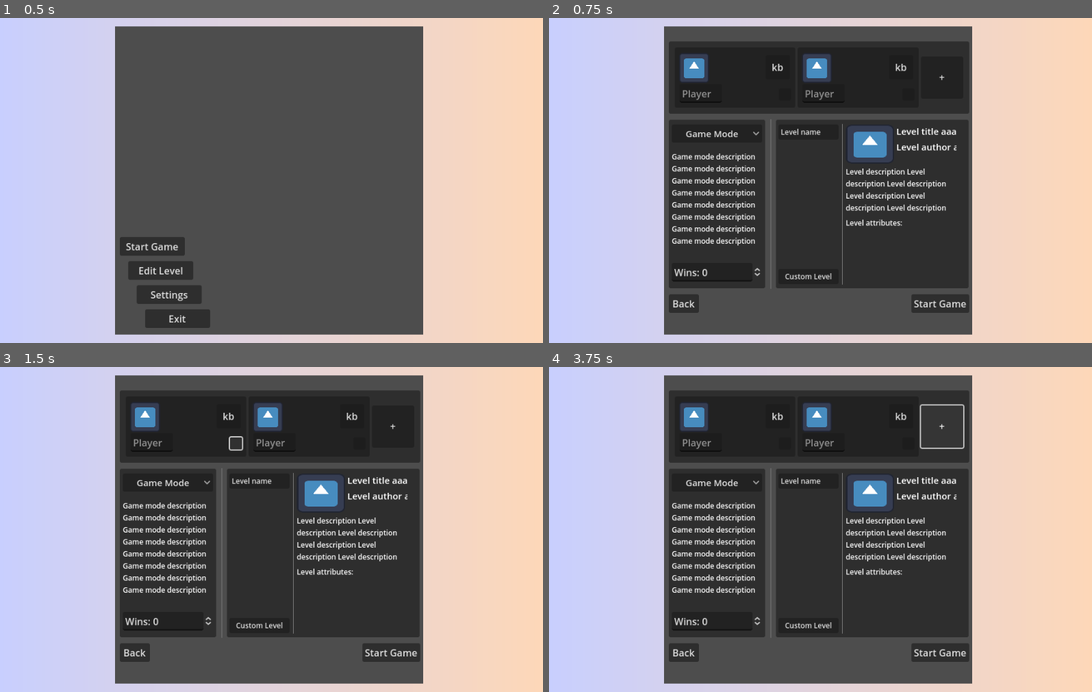
Above: before the commit, frames 1-4 (two rows, left to right).
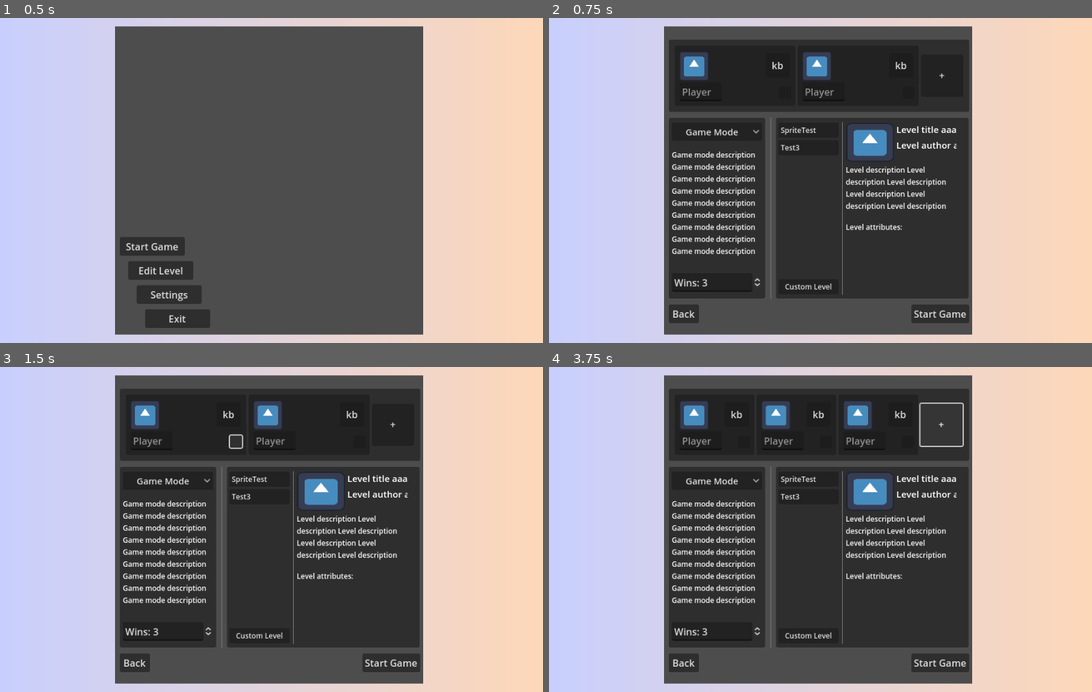
Above: after the commit, the same moments.

Repository: tofimega/Virtual-Bomber
Game: Godot game, scene res://scenes/UI/screen.tscn
The game is run twice, just before and just after one commit, with the same random seed, the same clock (stepped at 60 frames per second) and the same inputs. The engine's default icon, where the game draws it, is replaced by a stand-in: a white triangle on a blue panel in a dark square.
Inputs (mouse positions are in pixels of both pictures, inside the frame that each line leads up to):
- Up to frame 1 (0.5 s): no input
- Up to frame 2 (0.75 s): click "Start Game" at 0.5 s
- Up to frame 3 (1.5 s): click (233, 445) at 1.27 s
- Up to frame 4 (3.75 s): click (782, 441) at 2.02 s; click "kb" at 2.75 s; click "+" at 3.5 s

Frame 1 is identical in both runs. In frame 2, 7.5% of the frame differs, in the area x 22-78%, y 6-94%; in frame 3, 7.6%; in frame 4, 9.1%.

Commit message:
menus done

Diff:
--- /dev/null
+++ b/scenes/UI/player_select/player_select_tag.gd
@@ -0,0 +1,19 @@
+class_name PlayerSelectTag
+extends Control
+
+@onready var texture_rect: TextureRect = $TextureRect
+@onready var remove_player_button: Button = $RemovePlayer
+@onready var control_style: Button  = $ControlStyle
+@onready var player_name: LineEdit = $PlayerName
+
+
+var id: GlobalAccess.PLAYER_ID
+
+func _ready()->void:
+	remove_player_button.pressed.connect(remove_player)
+	player_name.text_changed.connect(func(new_name: String): SignalBus.player_name_changed.emit(id,new_name))
+
+
+
+func remove_player()->void:
+	SignalBus.request_remove_player.emit(id)
--- a/scenes/UI/player_select/player_select_tag.tscn
+++ b/scenes/UI/player_select/player_select_tag.tscn
@@ -1,6 +1,7 @@
-[gd_scene load_steps=2 format=3 uid="uid://cw80fdp1v6447"]
+[gd_scene load_steps=3 format=3 uid="uid://cw80fdp1v6447"]
 
 [ext_resource type="Texture2D" uid="uid://by40brljb1ca3" path="res://icon.svg" id="1_chdkt"]
+[ext_resource type="Script" path="res://scenes/UI/player_select/player_select_tag.gd" id="1_fvpxa"]
 
 [node name="PlayerSelectTag" type="Control"]
 custom_minimum_size = Vector2(110, 100)
@@ -9,6 +10,7 @@
 offset_right = 70.0
 offset_bottom = 50.0
 size_flags_horizontal = 3
+script = ExtResource("1_fvpxa")
 
 [node name="Background" type="Panel" parent="."]
 layout_mode = 1
@@ -27,7 +29,7 @@
 texture = ExtResource("1_chdkt")
 expand_mode = 1
 
-[node name="Button" type="Button" parent="."]
+[node name="RemovePlayer" type="Button" parent="."]
 layout_mode = 1
 anchors_preset = 3
 anchor_left = 1.0
@@ -41,7 +43,7 @@
 grow_horizontal = 0
 grow_vertical = 0
 
-[node name="Button2" type="Button" parent="."]
+[node name="ControlStyle" type="Button" parent="."]
 layout_mode = 1
 anchors_preset = 1
 anchor_left = 1.0
@@ -53,7 +55,7 @@
 grow_horizontal = 0
 text = "kb"
 
-[node name="LineEdit" type="LineEdit" parent="."]
+[node name="PlayerName" type="LineEdit" parent="."]
 layout_mode = 1
 anchors_preset = 2
 anchor_top = 1.0
--- a/scenes/UI/score_counter/score_counter/score_counter.gd
+++ b/scenes/UI/score_counter/score_counter/score_counter.gd
@@ -10,16 +10,7 @@
 @onready var players_killed: Label = $Stastistics/PlayersKilled
 @onready var score: Label = $Score
 
-var id: GlobalAccess.PLAYER_ID:
-	set(a):
-		if a >= GlobalAccess.players:
-			modulate=Color(0.3,0.3,0.3,1)
-
-
-		GlobalAccess.player_data[a].free()
-		GlobalAccess.player_data[a]=PlayerData.new()
-		GlobalAccess.player_data[a].id=a
-		id=a
+var id: GlobalAccess.PLAYER_ID
 
 func _ready()->void:
 	SignalBus.player_data_changed.connect(update_data)
--- /dev/null
+++ b/scenes/main/menu_scene/game_settings/game_mode_selection/game_mode_selection.gd
@@ -0,0 +1,11 @@
+class_name GameModeSelect
+extends Panel
+
+
+@onready var spin_box: SpinBox = $MarginContainer/VBoxContainer/SpinBox
+
+var wins: int=3
+
+
+func _ready()->void:
+	spin_box.value_changed.connect(func(new_value: float): wins=int(new_value))
--- a/scenes/main/menu_scene/game_settings/game_mode_selection/game_mode_selection.tscn
+++ b/scenes/main/menu_scene/game_settings/game_mode_selection/game_mode_selection.tscn
@@ -1,7 +1,10 @@
-[gd_scene format=3 uid="uid://diocwk3exa5b1"]
+[gd_scene load_steps=2 format=3 uid="uid://diocwk3exa5b1"]
+
+[ext_resource type="Script" path="res://scenes/main/menu_scene/game_settings/game_mode_selection/game_mode_selection.gd" id="1_eulx5"]
 
 [node name="GameModeSelection" type="Panel"]
 custom_minimum_size = Vector2(160, 0)
+script = ExtResource("1_eulx5")
 
 [node name="MarginContainer" type="MarginContainer" parent="."]
 layout_mode = 0
@@ -26,7 +29,7 @@
 popup/item_0/id = 0
 
 [node name="Label" type="Label" parent="MarginContainer/VBoxContainer"]
-custom_minimum_size = Vector2(0, 170)
+custom_minimum_size = Vector2(0, 190)
 layout_mode = 2
 theme_override_font_sizes/font_size = 12
 text = "Game mode description Game mode description Game mode description Game mode description Game mode description G …(330 unchanged characters)…
@@ -35,4 +38,7 @@
 
 [node name="SpinBox" type="SpinBox" parent="MarginContainer/VBoxContainer"]
 layout_mode = 2
+min_value = 1.0
+max_value = 99.0
+value = 3.0
 prefix = "Wins:"
--- a/scenes/main/menu_scene/game_settings/game_settings_scene.gd
+++ b/scenes/main/menu_scene/game_settings/game_settings_scene.gd
@@ -1,8 +1,8 @@
 class_name GameSettingsScene
 extends Control
 
-@onready var player_tags = $MarginContainer/VBoxContainer/PlayerTags
-@onready var game_mode_selection = $MarginContainer/VBoxContainer/HBoxContainer/GameModeSelection
+@onready var player_tags: PlayerSelect = $MarginContainer/VBoxContainer/PlayerSelect
+@onready var game_mode_selection: GameModeSelect = $MarginContainer/VBoxContainer/HBoxContainer/GameModeSelection
 @onready var level_selection = $MarginContainer/VBoxContainer/HBoxContainer/LevelSelection
 @onready var back_to_menu: Button = $MarginContainer/VBoxContainer/HBoxContainer2/BackToMenu
 @onready var start_game: Button = $MarginContainer/VBoxContainer/HBoxContainer2/StartGame
@@ -14,6 +14,15 @@
 	back_to_menu.pressed.connect(switch_to_menu)
 
 func switch_to_game()->void:
+	GlobalAccess.player_data.clear()
+	for i:int in player_tags.player_count:
+		var data: PlayerData=PlayerData.new()
+		data.id=i
+		GlobalAccess.player_data.append(data)
+
+
+	GlobalAccess.games_to_win=game_mode_selection.wins
 	GlobalAccess.replace_game_scene(ResourceLoader.load("res://scenes/main/game_scene/game_scene.tscn"))
+
 func switch_to_menu()->void:
 	GlobalAccess.replace_game_scene(ResourceLoader.load("res://scenes/main/menu_scene/menu_scene.tscn"))
--- a/scenes/main/menu_scene/game_settings/game_settings_scene.tscn
+++ b/scenes/main/menu_scene/game_settings/game_settings_scene.tscn
@@ -38,7 +38,7 @@
 layout_mode = 2
 
 [node name="HBoxContainer" type="HBoxContainer" parent="MarginContainer/VBoxContainer"]
-custom_minimum_size = Vector2(0, 280)
+custom_minimum_size = Vector2(0, 300)
 layout_mode = 2
 
 [node name="GameModeSelection" parent="MarginContainer/VBoxContainer/HBoxContainer" instance=ExtResource("2_lglid")]
--- /dev/null
+++ b/scenes/main/menu_scene/game_settings/level_selection/level_selection.gd
@@ -0,0 +1,33 @@
+class_name LevelSelect
+extends Panel
+
+@onready var level_buttons: VBoxContainer = $MarginContainer/HBoxContainer/VBoxContainer/ScrollContainer/LevelButtons
+
+@onready var custom_level_button: Button = $MarginContainer/HBoxContainer/VBoxContainer/CustomLevelButton
+
+
+#TODO: replace with something more generic
+@onready var level_1_button: Button = $MarginContainer/HBoxContainer/VBoxContainer/ScrollContainer/LevelButtons/Level1Button
+@onready var level_2_button: Button = $MarginContainer/HBoxContainer/VBoxContainer/ScrollContainer/LevelButtons/Level2Button
+
+
+func _ready():
+	level_1_button.pressed.connect(func():GlobalAccess.level_to_load="res://spriteTest.txt")
+	level_2_button.pressed.connect(func():GlobalAccess.level_to_load="res://test3.txt")
+	custom_level_button.pressed.connect(get_level_from_user)
+
+
+func get_level_from_user()->void:
+	var file_dialog:FileDialog=FileDialog.new()
+	file_dialog.position=Vector2(get_tree().get_root().size.x/2,get_tree().get_root().size.y/2)
+	file_dialog.title="Select Level"
+	file_dialog.mode_overrides_title=false
+	file_dialog.file_mode=FileDialog.FILE_MODE_OPEN_FILE
+	file_dialog.confirmed.connect(
+	func():
+		GlobalAccess.level_to_load=file_dialog.current_path
+		print(file_dialog.current_path)
+		file_dialog.queue_free()
+	)
+	get_tree().get_root().add_child(file_dialog)
+	file_dialog.show()
--- a/scenes/main/menu_scene/game_settings/level_selection/level_selection.tscn
+++ b/scenes/main/menu_scene/game_settings/level_selection/level_selection.tscn
@@ -1,9 +1,11 @@
-[gd_scene load_steps=2 format=3 uid="uid://5j4rc8qewbqp"]
+[gd_scene load_steps=3 format=3 uid="uid://5j4rc8qewbqp"]
 
+[ext_resource type="Script" path="res://scenes/main/menu_scene/game_settings/level_selection/level_selection.gd" id="1_d3vqr"]
 [ext_resource type="Texture2D" uid="uid://by40brljb1ca3" path="res://icon.svg" id="1_r6odh"]
 
 [node name="LevelSelection" type="Panel"]
 custom_minimum_size = Vector2(320, 0)
+script = ExtResource("1_d3vqr")
 
 [node name="MarginContainer" type="MarginContainer" parent="."]
 layout_mode = 1
@@ -26,20 +28,26 @@
 theme_override_constants/separation = 10
 
 [node name="ScrollContainer" type="ScrollContainer" parent="MarginContainer/HBoxContainer/VBoxContainer"]
-custom_minimum_size = Vector2(0, 230)
+custom_minimum_size = Vector2(0, 250)
 layout_mode = 2
 
-[node name="VBoxContainer" type="VBoxContainer" parent="MarginContainer/HBoxContainer/VBoxContainer/ScrollContainer"]
+[node name="LevelButtons" type="VBoxContainer" parent="MarginContainer/HBoxContainer/VBoxContainer/ScrollContainer"]
 custom_minimum_size = Vector2(100, 0)
 layout_mode = 2
 
-[node name="Button" type="Button" parent="MarginContainer/HBoxContainer/VBoxContainer/ScrollContainer/VBoxContainer"]
+[node name="Level1Button" type="Button" parent="MarginContainer/HBoxContainer/VBoxContainer/ScrollContainer/LevelButtons"]
 layout_mode = 2
 theme_override_font_sizes/font_size = 12
-text = "Level name"
+text = "SpriteTest"
 alignment = 0
 
-[node name="MenuButton" type="Button" parent="MarginContainer/HBoxContainer/VBoxContainer"]
+[node name="Level2Button" type="Button" parent="MarginContainer/HBoxContainer/VBoxContainer/ScrollContainer/LevelButtons"]
+layout_mode = 2
+theme_override_font_sizes/font_size = 12
+text = "Test3"
+alignment = 0
+
+[node name="CustomLevelButton" type="Button" parent="MarginContainer/HBoxContainer/VBoxContainer"]
 layout_mode = 2
 theme_override_font_sizes/font_size = 12
 text = "Custom Level"
@@ -79,7 +87,7 @@
 clip_text = true
 
 [node name="Label" type="Label" parent="MarginContainer/HBoxContainer/VBoxContainer2"]
-custom_minimum_size = Vector2(0, 80)
+custom_minimum_size = Vector2(0, 90)
 layout_mode = 2
 theme_override_font_sizes/font_size = 12
 text = "Level description Level description Level description Level description Level description Level description Level description Level description Level description Level description Level description Level description Level description Level description "
@@ -92,6 +100,6 @@
 text = "Level attributes:"
 
 [node name="Label2" type="GridContainer" parent="MarginContainer/HBoxContainer/VBoxContainer2"]
-custom_minimum_size = Vector2(0, 60)
+custom_minimum_size = Vector2(0, 70)
 layout_mode = 2
 columns = 3
--- /dev/null
+++ b/scenes/main/menu_scene/game_settings/player_tags_container/new_player_button/new_player.gd
@@ -0,0 +1,9 @@
+class_name NewPlayerButton
+extends Button
+
+
+
+
+
+func _on_pressed():
+	SignalBus.request_add_player.emit()
--- /dev/null
+++ b/scenes/main/menu_scene/game_settings/player_tags_container/new_player_button/new_player.tscn
@@ -0,0 +1,11 @@
+[gd_scene load_steps=2 format=3 uid="uid://d2e5of57eaivl"]
+
+[ext_resource type="Script" path="res://scenes/main/menu_scene/game_settings/player_tags_container/new_player_button/new_player.gd" id="1_noulf"]
+
+[node name="NewPlayer" type="Button"]
+custom_minimum_size = Vector2(70, 70)
+size_flags_vertical = 4
+text = "+"
+script = ExtResource("1_noulf")
+
+[connection signal="pressed" from="." to="." method="_on_pressed"]
--- /dev/null
+++ b/scenes/main/menu_scene/game_settings/player_tags_container/player_tags.gd
@@ -0,0 +1,39 @@
+class_name PlayerSelect
+extends Panel
+
+@onready var player_tags = $MarginContainer/PlayerTags
+
+var player_count: int=2
+
+var player_tag_scene:PackedScene=preload("res://scenes/UI/player_select/player_select_tag.tscn")
+var new_button_scene: PackedScene=preload("res://scenes/main/menu_scene/game_settings/player_tags_container/new_player_button/new_player.tscn")
+
+func _ready()->void:
+	SignalBus.request_add_player.connect(try_add_player)
+	SignalBus.request_remove_player.connect(try_remove_player)
+
+func try_add_player()->void:
+	if player_count<4:
+		var new_tag:PlayerSelectTag=player_tag_scene.instantiate()
+		new_tag.id=player_count
+		if player_tags.get_children()[-1] is Button:
+			player_tags.add_child(new_tag)
+			player_tags.move_child(new_tag,player_tags.get_children().size()-2)
+		else:
+			player_tags.add_child(new_tag)
+		player_count+=1
+		if player_count==4:
+			player_tags.remove_child(player_tags.get_children()[-1])
+
+
+func try_remove_player(id: GlobalAccess.PLAYER_ID)->void:
+	if player_count>2:
+		player_tags.remove_child(player_tags.get_child(id))
+		var i: int=0
+		for n: Node in player_tags.get_children():
+			if n is PlayerSelectTag:
+				n.id=i
+				i+=1
+		if not player_tags.get_children()[-1] is Button:
+			player_tags.add_child(new_button_scene.instantiate())
+		player_count-=1
--- a/scenes/main/menu_scene/game_settings/player_tags_container/player_tags.tscn
+++ b/scenes/main/menu_scene/game_settings/player_tags_container/player_tags.tscn
@@ -1,9 +1,12 @@
-[gd_scene load_steps=2 format=3 uid="uid://b1p0mrw1ydpmb"]
+[gd_scene load_steps=4 format=3 uid="uid://b1p0mrw1ydpmb"]
 
 [ext_resource type="PackedScene" uid="uid://cw80fdp1v6447" path="res://scenes/UI/player_select/player_select_tag.tscn" id="1_65vhs"]
+[ext_resource type="Script" path="res://scenes/main/menu_scene/game_settings/player_tags_container/player_tags.gd" id="1_or4ly"]
+[ext_resource type="PackedScene" uid="uid://d2e5of57eaivl" path="res://scenes/main/menu_scene/game_settings/player_tags_container/new_player_button/new_player.tscn" id="2_lfyju"]
 
 [node name="PlayerSelect" type="Panel"]
 custom_minimum_size = Vector2(490, 120)
+script = ExtResource("1_or4ly")
 
 [node name="MarginContainer" type="MarginContainer" parent="."]
 layout_mode = 1
@@ -26,8 +29,5 @@
 [node name="PlayerSelectTag2" parent="MarginContainer/PlayerTags" instance=ExtResource("1_65vhs")]
 layout_mode = 2
 
-[node name="Button" type="Button" parent="MarginContainer/PlayerTags"]
-custom_minimum_size = Vector2(70, 70)
+[node name="NewPlayer" parent="MarginContainer/PlayerTags" instance=ExtResource("2_lfyju")]
 layout_mode = 2
-size_flags_vertical = 4
-text = "+"
--- a/scripts/globals/global_access.gd
+++ b/scripts/globals/global_access.gd
@@ -1,7 +1,7 @@
 extends Node
 
 # score of each player
-var player_data: Array[PlayerData]=[PlayerData.new(),PlayerData.new(),PlayerData.new(),PlayerData.new()]
+var player_data: Array[PlayerData]=[]
 
 # at the end of a given round, this will be called
 func game_over(p: PLAYER_ID)->bool:
@@ -22,7 +22,9 @@
 	return PLAYER_ID.find_key(player_data.find(player_data.reduce(func(m,v): return v if v.points>m.points else m)))
 
 # amount of players in-game
-var players: int=4
+var players: int:
+	get:
+		return player_data.size()
 
 # each player is given one of these
 enum PLAYER_ID{
--- a/scripts/globals/signal_bus.gd
+++ b/scripts/globals/signal_bus.gd
@@ -23,6 +23,10 @@
 signal player_killed_player(killer: GlobalAccess.PLAYER_ID)
 signal player_killed_enemy(killer: GlobalAccess.PLAYER_ID)
 
+signal request_add_player()
+signal request_remove_player(player: GlobalAccess.PLAYER_ID)
+signal player_removed(player: GlobalAccess.PLAYER_ID)
+signal player_name_changed(player: GlobalAccess.PLAYER_ID, new_name: String)
 
 func emit_level_loaded()->void:
 	level_loaded.emit()
--- a/scripts/managers/game_manager.gd
+++ b/scripts/managers/game_manager.gd
@@ -63,7 +63,6 @@
 	pass
 
 func _load_level()->void:
-	GlobalAccess.level_to_load="res://spriteTest.txt"
 	var level=preload("res://scenes/level/test_level/test_level.tscn").instantiate()
 	GlobalAccess.get_game_scene().add_child.call_deferred(level)
 
